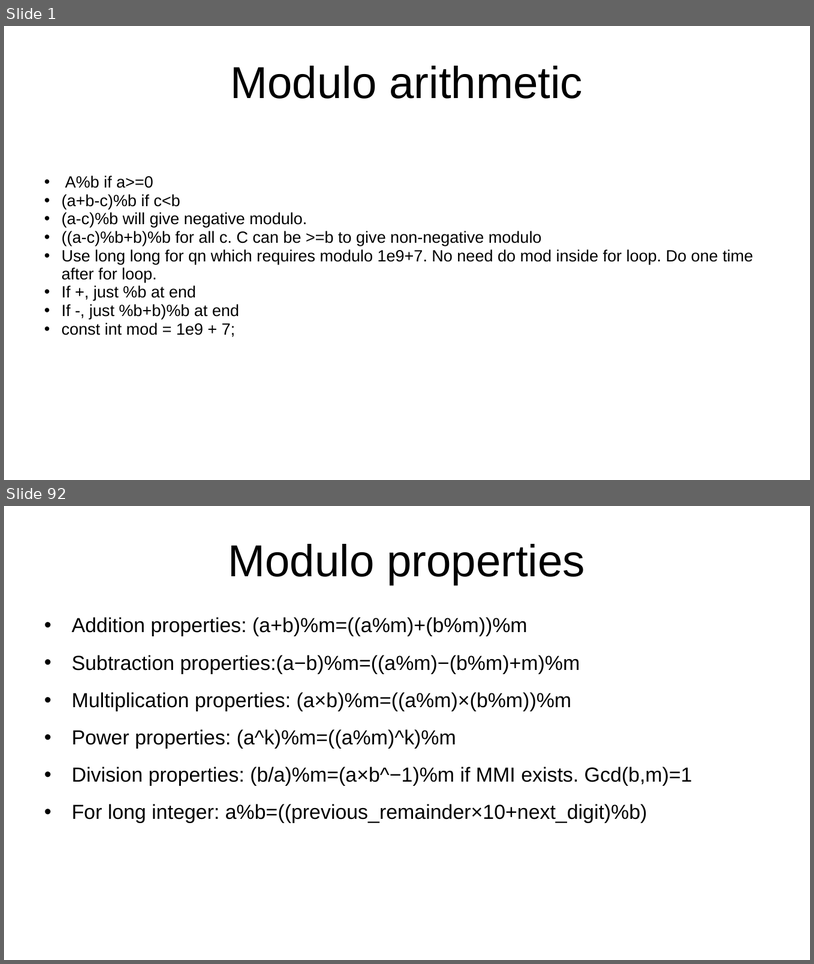
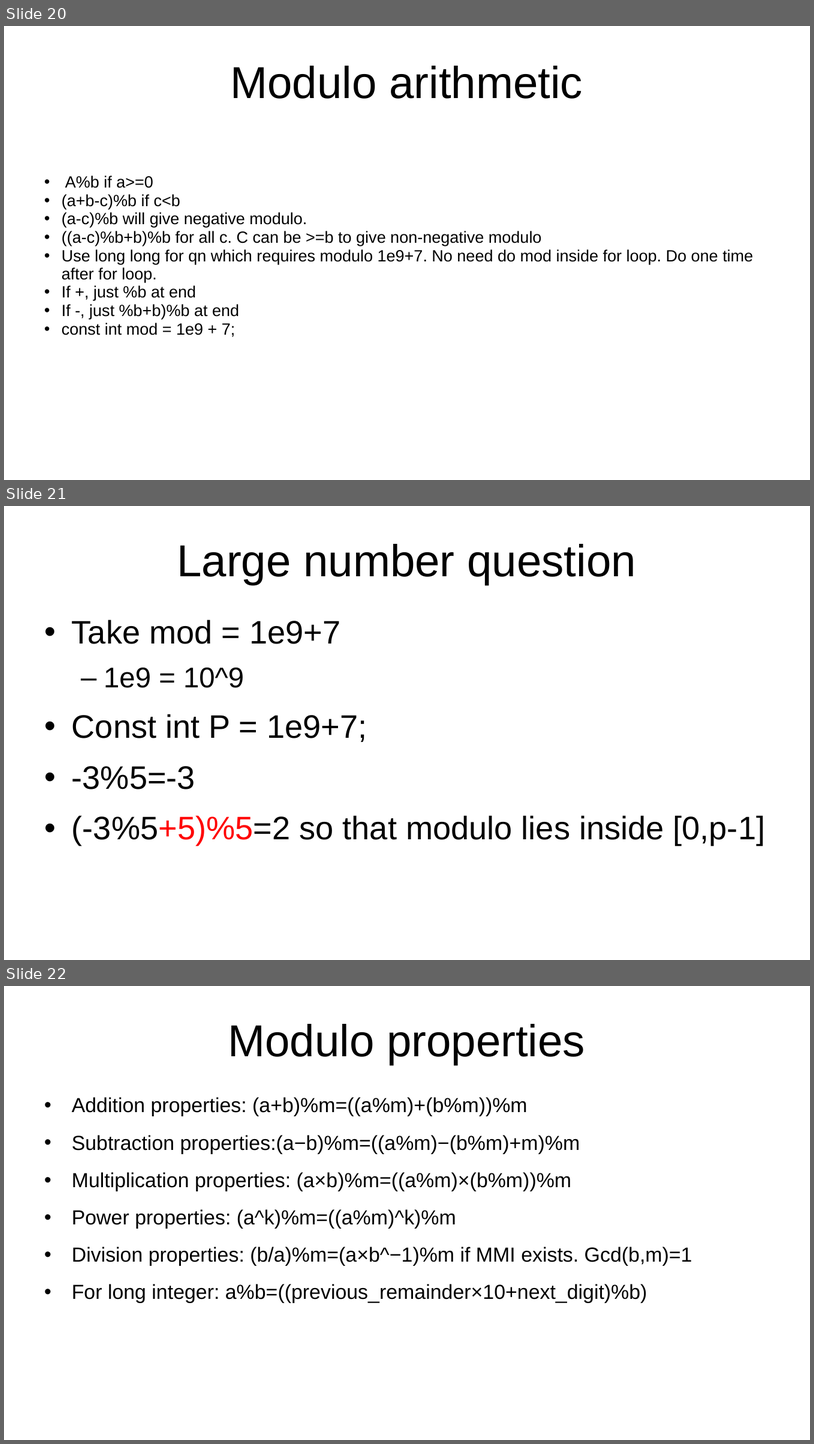
Before and after one commit to kindaichinisan/CompetitiveProgramming, a slide deck: MyCode/competitive_programming.ppt. Shown one above the other, each under a label of ours: slides 1 and 92 before the commit, slides 20, 21 and 22 after it; the slides between them are not shown. The pictures are 814x964 and 814x1444 pixels, drawn with LibreOffice and Linux fonts; fonts in the diff are those of the drawing. Boxes give left, top, right and bottom in pixels: in the first picture for what was removed or moved away, otherwise in the second. Text is boxed around its words. In the diff, an @@ line names an element or a change of style, - is before the commit and + after.

```diff
--- a/MyCode/competitive_programming.ppt
+++ b/MyCode/competitive_programming.ppt
@@ slide 21 added at (4, 506, 810, 960), background #FFFFFF @@
@@ title added at (177, 544, 636, 585), 44 pt, text #000000 @@
+Large number question
@@ text added at (72, 619, 765, 845), 32 pt, text #000000 @@
+• Take mod = 1e9+7
+  – 1e9 = 10^9
+• Const int P = 1e9+7;
+• -3%5=-3
+• (-3%5+5)%5=2 so that modulo lies inside [0,p-1]
@@ what was slide 1 is now slide 20 @@
@@ what was slide 92 is now slide 22 @@
```
Also in this commit, not shown: 2 slides changed, 26 other slides added, 1 slide removed, 6 other files.
